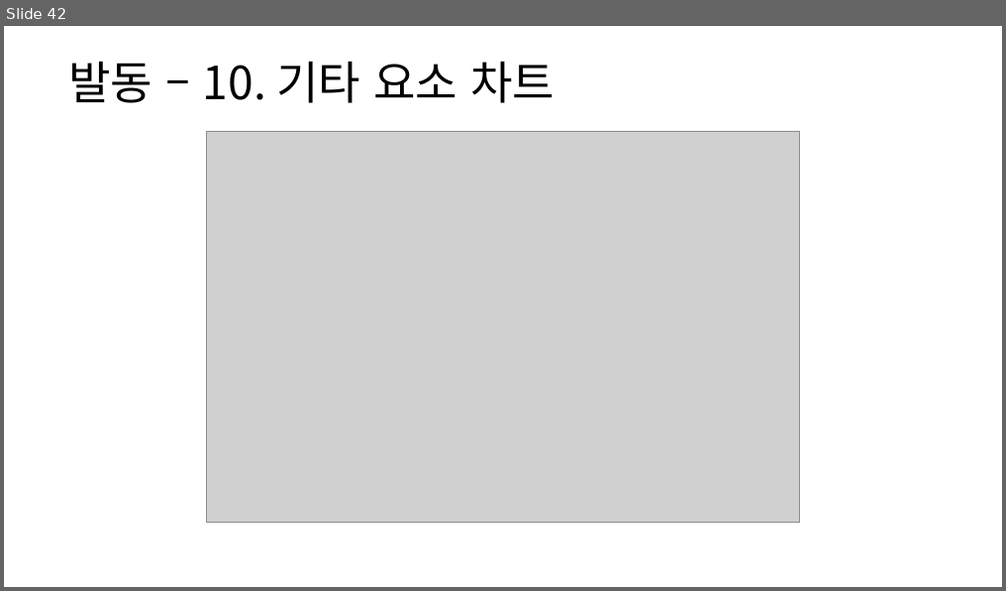
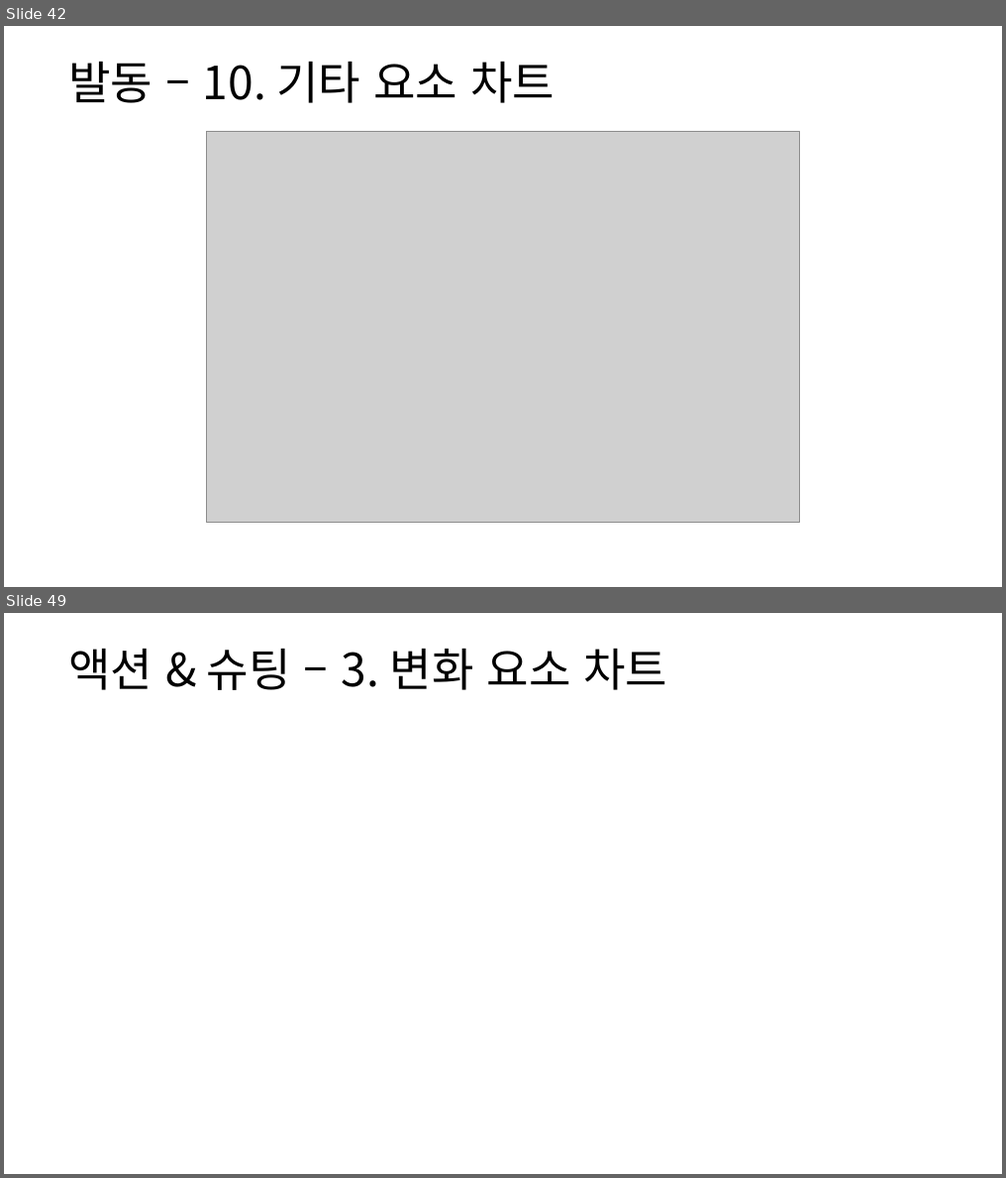
Before and after one commit to yjk0401/unityenginebasic_9th, a slide deck: 기획/방랑엽사전/스킬 시스템 기획서.pptx. Shown one above the other, each under a label of ours: slide 42 before the commit, slides 42 and 49 after it; the slides between them are not shown. The pictures are 1006x591 and 1006x1178 pixels, drawn with LibreOffice and Linux fonts; fonts in the diff are those of the drawing; grey boxes stand for pictures. Boxes give left, top, right and bottom in pixels: in the first picture for what was removed or moved away, otherwise in the second. Text is boxed around its words. In the diff, an @@ line names an element or a change of style, - is before the commit and + after.

```diff
--- a/기획/방랑엽사전/스킬 시스템 기획서.pptx
+++ b/기획/방랑엽사전/스킬 시스템 기획서.pptx
@@ slide 49 added at [4, 613, 1002, 1174], background #FFFFFF @@
@@ text added at [68, 648, 667, 690], 44 pt, text #000000 @@
+액션 & 슈팅 – 3. 변화 요소 차트
```
Also in this commit, not shown: 8 other slides added.
